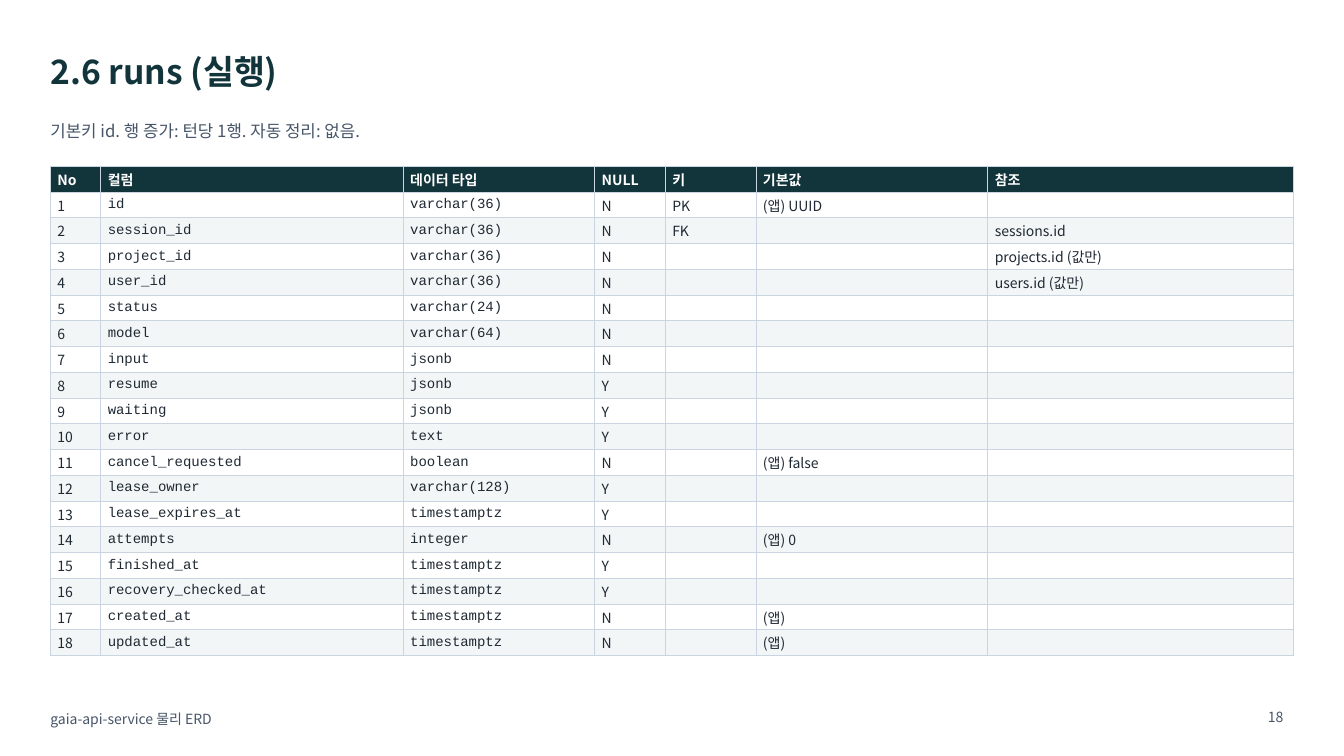
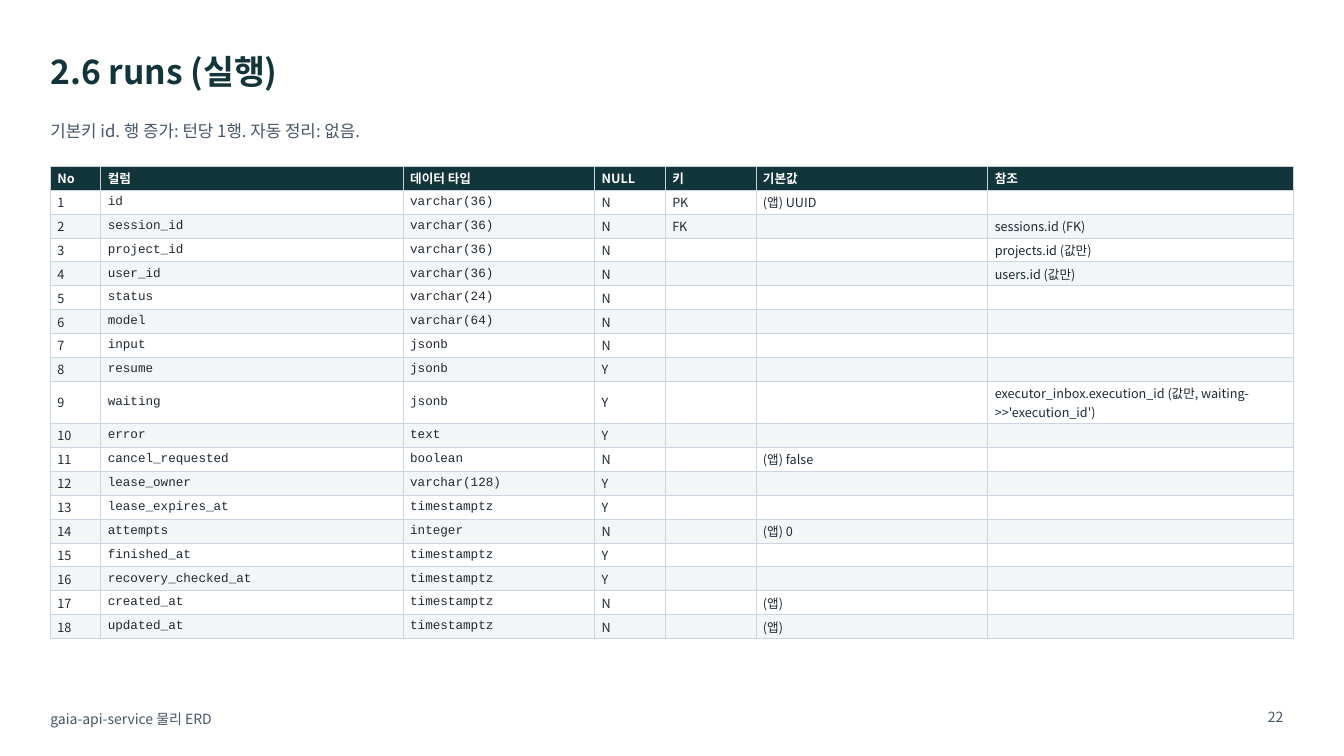
Before and after one commit to KimHwaJin/pr-agentic-service, a slide deck: slide 22 of docs/deliverables/05-erd-physical.pptx (slide 18 before the commit). Drawn at 1344x756 pixels with LibreOffice and Linux fonts; fonts in the diff are those of the drawing. Boxes give left, top, right and bottom in pixels: in the first picture for what was removed or moved away, otherwise in the second. Text is boxed around its words. In the diff, an @@ line names an element or a change of style, - is before the commit and + after.

```diff
--- a/docs/deliverables/05-erd-physical.pptx
+++ b/docs/deliverables/05-erd-physical.pptx
@@ table at (x1=50, y1=166, x2=1294, y2=639) @@
-row 3, column 7: sessions.id
+row 3, column 7: sessions.id (FK)
-row 10, column 7: 
+row 10, column 7: executor_inbox.execution_id (값만, waiting->>'execution_id')
@@ size 10 to 9 pt in "No", "컬럼", "데이터 타입", "NULL" and 84 more places @@
@@ page number at (x1=1268, y1=711, x2=1284, y2=722): text changed @@
-18
+22
```
Also in this commit, not shown: 24 other slides changed, 4 slides added, 8 other files.
